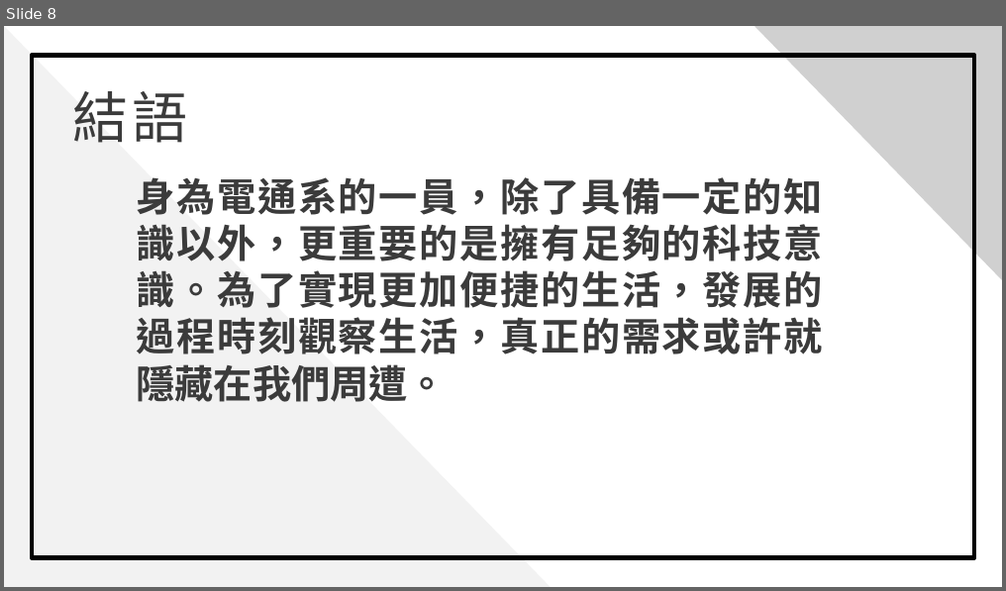
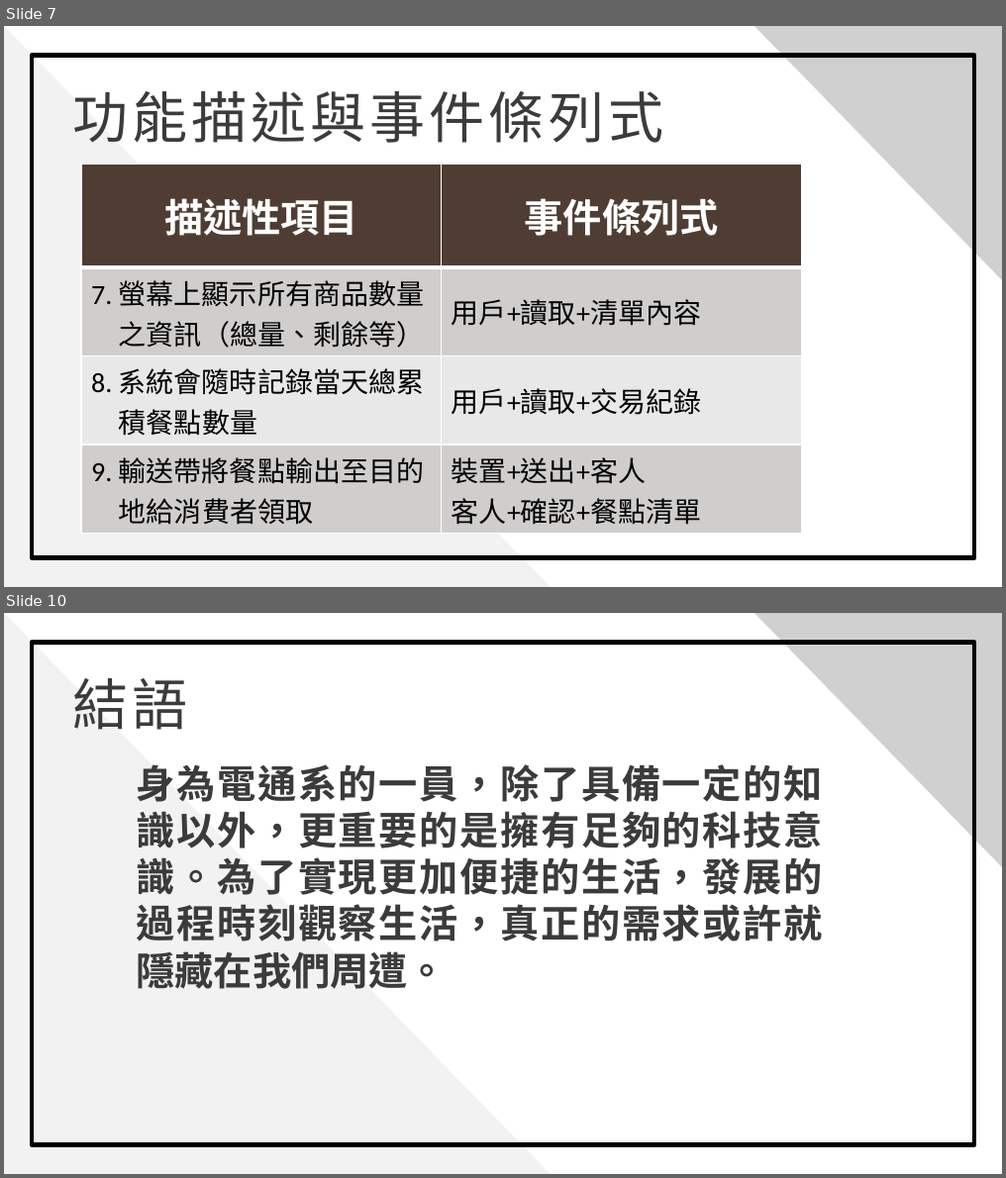
Before and after one commit to 0451030/108_SE_Team8, a slide deck: 軟體工程_期中報告.pptx. Shown one above the other, each under a label of ours: slide 8 before the commit, slides 7 and 10 after it; the slides between them are not shown. The pictures are 1006x591 and 1006x1178 pixels, drawn with LibreOffice and Linux fonts; fonts in the diff are those of the drawing; grey boxes stand for pictures; background and template pictures are left out. Boxes give left, top, right and bottom in pixels: in the first picture for what was removed or moved away, otherwise in the second. Text is boxed around its words. In the diff, an @@ line names an element or a change of style, - is before the commit and + after.

```diff
--- a/軟體工程_期中報告.pptx
+++ b/軟體工程_期中報告.pptx
@@ slide 7 added at [4, 26, 1002, 587], background picture (left out) @@
@@ rectangle added at [4, 26, 1002, 586], fill #FFFFFF @@
@@ triangle added at [4, 26, 549, 586], fill #F2F2F2 @@
@@ rectangle added at [32, 55, 975, 558], outline #000000 3 pt @@
@@ picture added at [754, 26, 1002, 280] @@
@@ text added at [72, 91, 663, 143], 40 pt, text #3B3B3B @@
+功能描述與事件條列式
@@ table added at [81, 164, 801, 533], 4 rows, 2 columns @@
+描述性項目 | 事件條列式
+7. 螢幕上顯示所有商品數量之資訊（總量、剩餘等） | 用戶+讀取+清單內容
+8. 系統會隨時記錄當天總累積餐點數量 | 用戶+讀取+交易紀錄
+9. 輸送帶將餐點輸出至目的地給消費者領取 | 裝置+送出+客人 / 客人+確認+餐點清單
@@ what was slide 8 is now slide 10 @@
```
Also in this commit, not shown: 5 slides changed, 3 other slides added, 2 slides removed.
